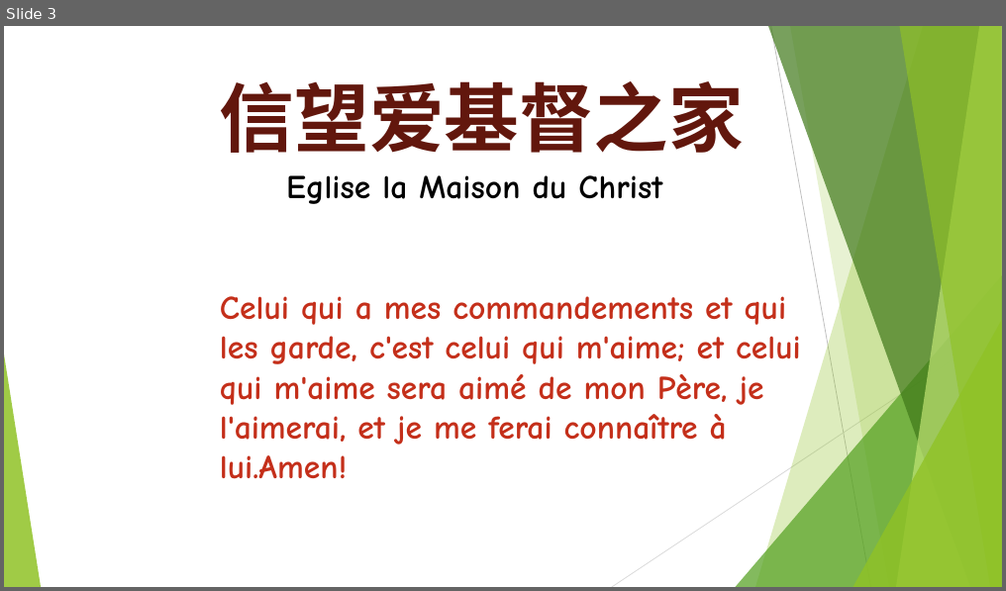
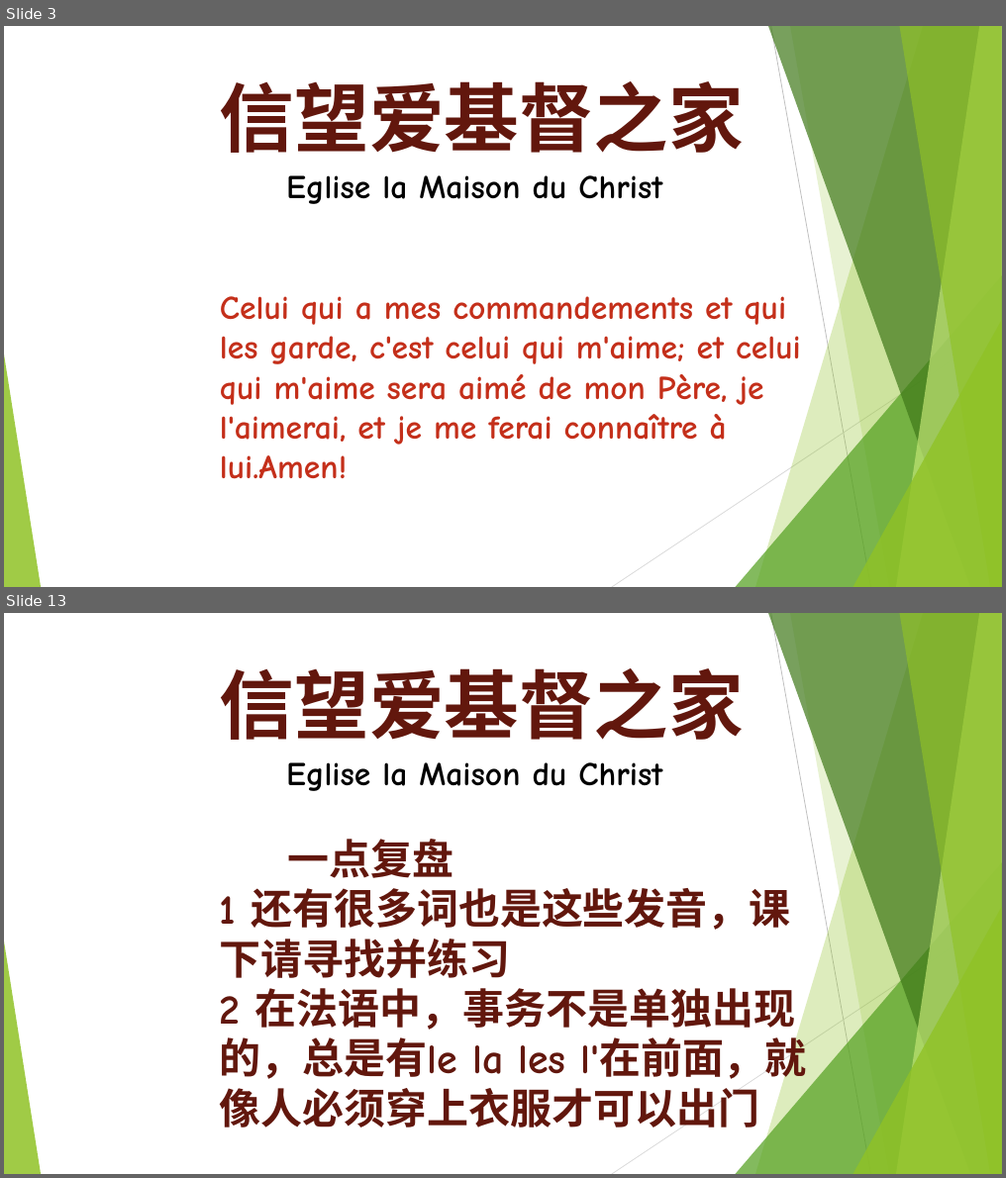
Before and after one commit to WANGZijian1994/SildePPT, a slide deck: 2026-02-22 法语课.pptx. Shown one above the other, each under a label of ours: slide 3 before the commit, slides 3 and 13 after it; the slides between them are not shown. The pictures are 1006x591 and 1006x1178 pixels, drawn with LibreOffice and Linux fonts; fonts in the diff are those of the drawing. Boxes give left, top, right and bottom in pixels: in the first picture for what was removed or moved away, otherwise in the second. Text is boxed around its words. In the diff, an @@ line names an element or a change of style, - is before the commit and + after.

```diff
--- a/2026-02-22 法语课.pptx
+++ b/2026-02-22 法语课.pptx
@@ slide 13 added at (4,613,1002,1174), background #FFFFFF; not listed: 10 template elements that a slide beside it also shows @@
@@ text added at (220,668,807,1128), 40 pt, text #62170D, bold @@
+信望爱基督之家
+Eglise la Maison du Christ
+一点复盘
+1 还有很多词也是这些发音，课下请寻找并练习
+2 在法语中，事务不是单独出现的，总是有le la les l'在前面，就像人必须穿上衣服才可以出门
```
Also in this commit, not shown: 22 other slides added, 3 other files.
